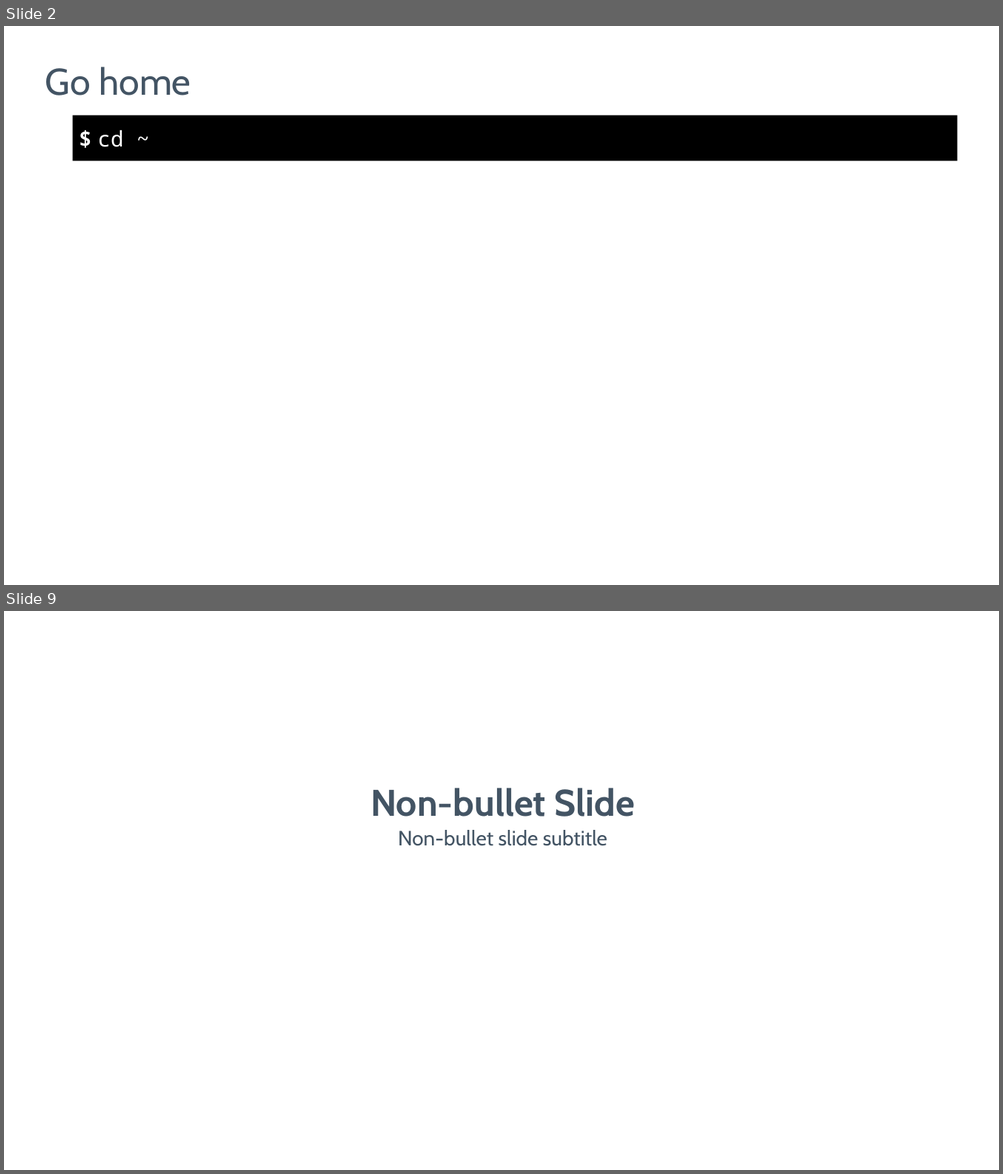
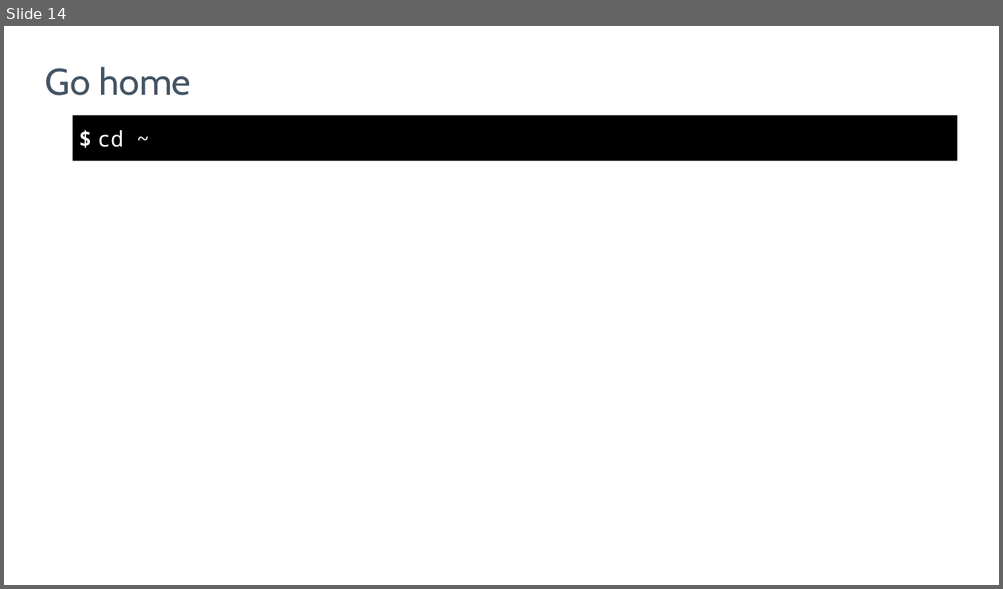
Before and after one commit to nathenharvey/introduction-to-inspec, a slide deck: powerpoint/Continuous-Compliance.pptx. Shown one above the other, each under a label of ours: slides 2 and 9 before the commit, slide 14 after it; the slides between them are not shown. The pictures are 1003x1174 and 1003x589 pixels, drawn with LibreOffice and Linux fonts; fonts in the diff are those of the drawing; background and template pictures are left out. Boxes give left, top, right and bottom in pixels: in the first picture for what was removed or moved away, otherwise in the second. Text is boxed around its words. In the diff, an @@ line names an element or a change of style, - is before the commit and + after.

```diff
--- a/powerpoint/Continuous-Compliance.pptx
+++ b/powerpoint/Continuous-Compliance.pptx
@@ slide 9 removed at [4,611,999,1170], background picture (left out) @@
@@ title removed at [370,788,634,817] @@
-Non-bullet Slide
@@ subtitle removed at [398,830,607,846] @@
-Non-bullet slide subtitle
@@ what was slide 2 is now slide 14 @@
```
Also in this commit, not shown: 22 slides added, 8 other slides removed.
